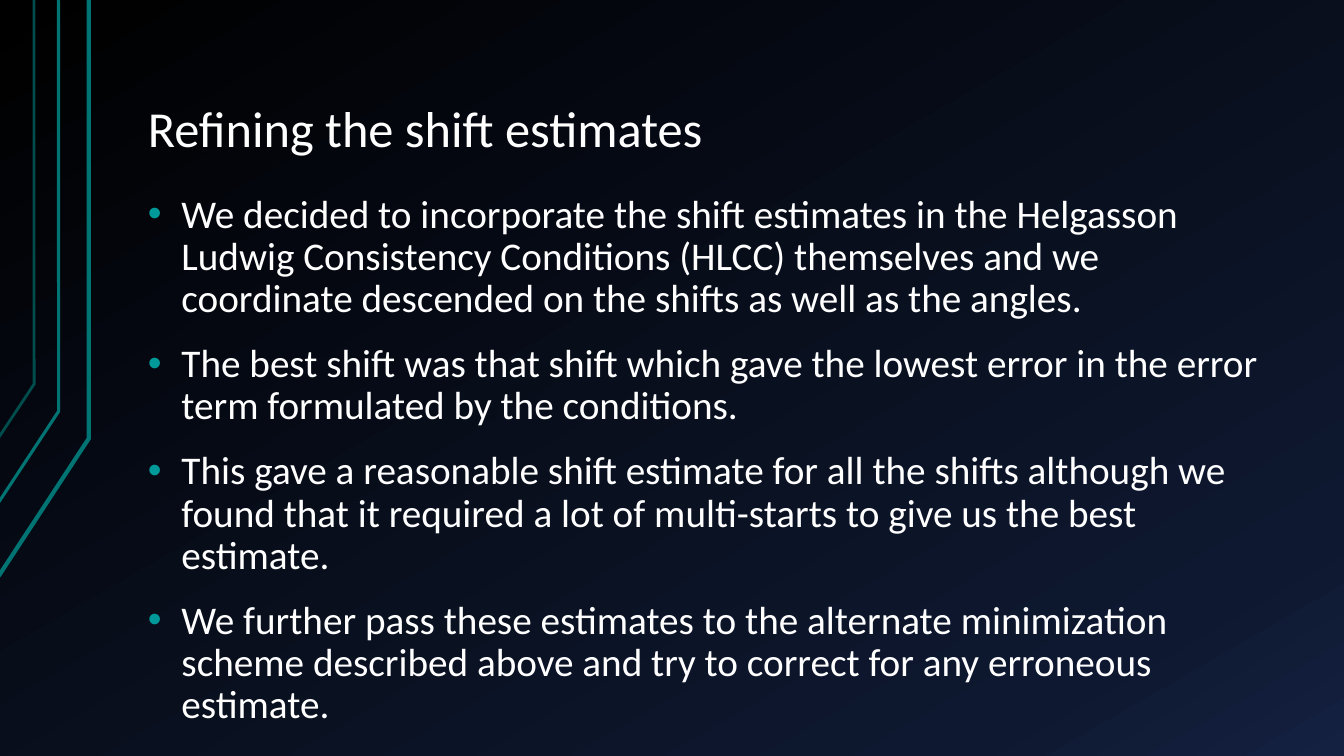
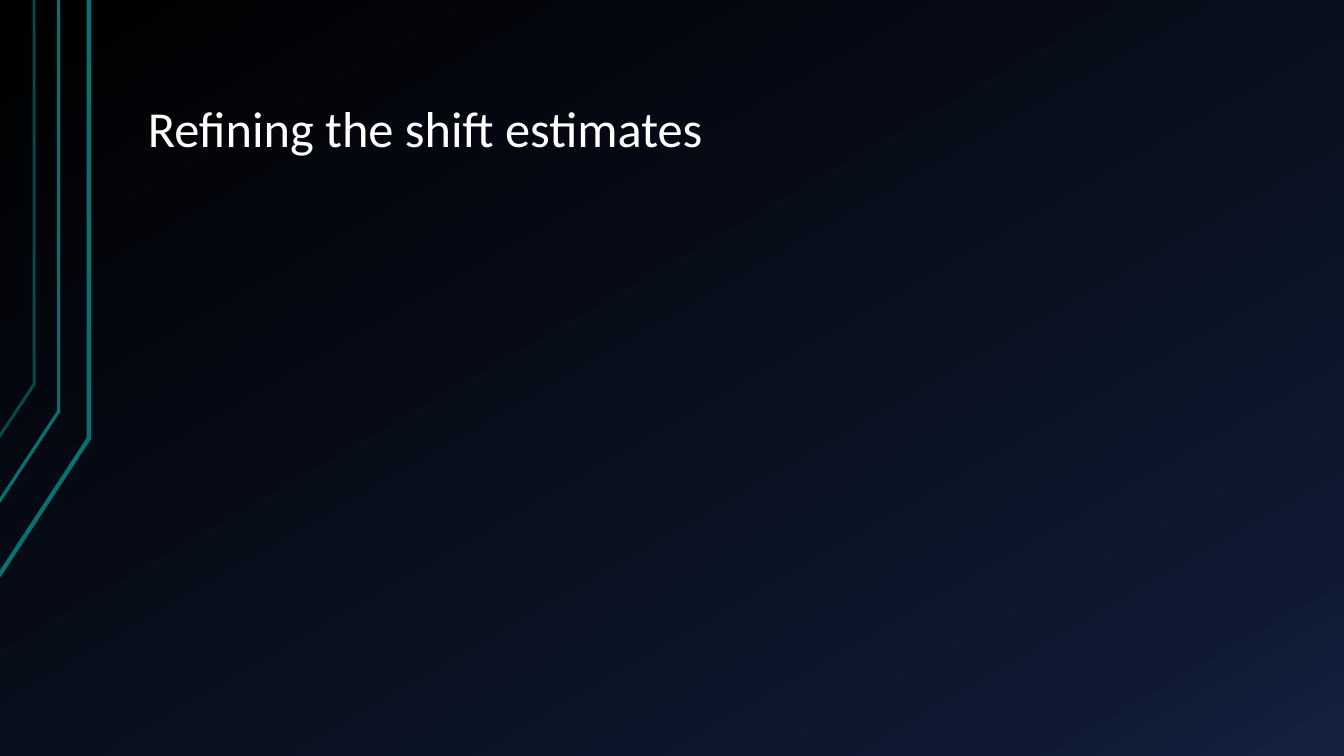
Before and after one commit to arunabh98/Noise-and-Outlier-Resistant-Tomographic-Reconstruction-under-Unknown-Viewing-Parameters, a slide deck: slide 19 of results/RnD Presentation.pptx (slide 16 before the commit). Drawn at 1344x756 pixels with LibreOffice and Linux fonts; fonts in the diff are those of the drawing; grey boxes stand for pictures. Boxes give left, top, right and bottom in pixels: in the first picture for what was removed or moved away, otherwise in the second. Text is boxed around its words. In the diff, an @@ line names an element or a change of style, - is before the commit and + after.

```diff
--- a/results/RnD Presentation.pptx
+++ b/results/RnD Presentation.pptx
@@ text removed at (181, 200, 1257, 719) @@
-• We decided to incorporate the shift estimates in the Helgasson Ludwig Consistency Conditions (HLCC) themselves and we coordinate descended on the shifts as well as the angles.
-• The best shift was that shift which gave the lowest error in the error term formulated by the conditions.
-• This gave a reasonable shift estimate for all the shifts although we found that it required a lot of multi-starts to give us the best estimate.
-• We further pass these estimates to the alternate minimization scheme described above and try to correct for any erroneous estimate.
```
Also in this commit, not shown: 8 other slides changed, 9 slides added, 1 slide removed, 11 other files.
